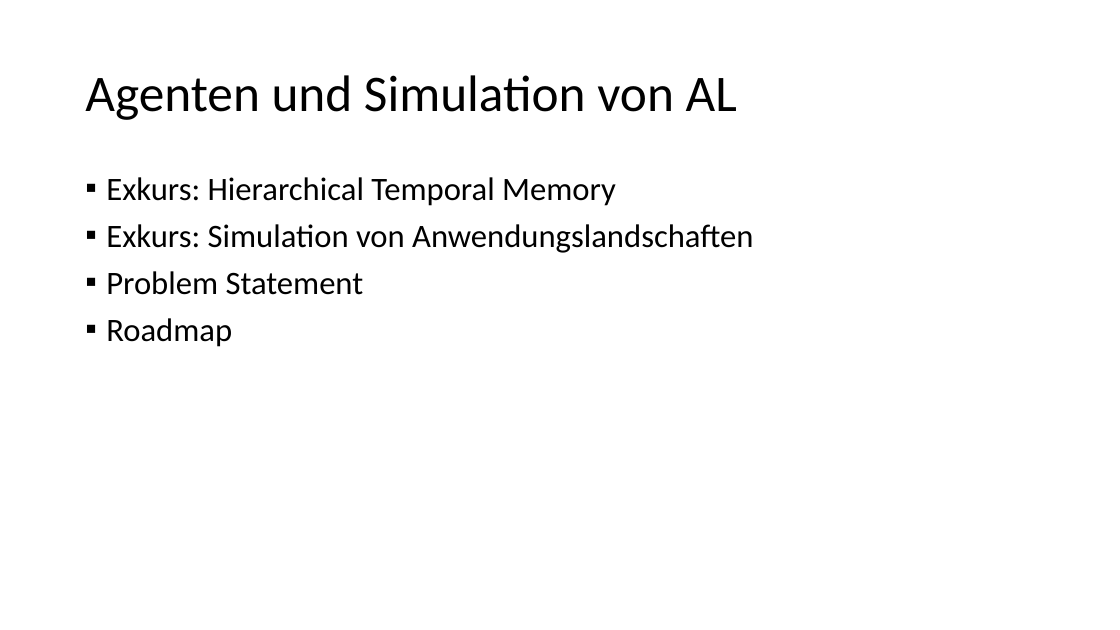
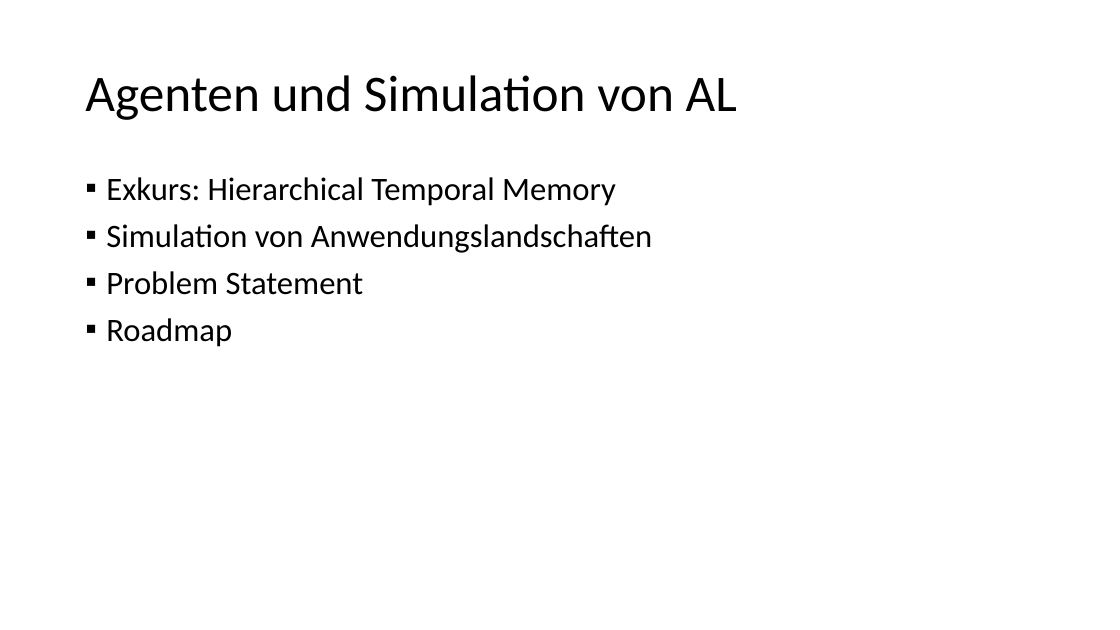
Before and after one commit to danck/hsem, a slide deck: slide 2 of Vortrag/hsem.pptx (slide 1 before the commit). Drawn at 1120x630 pixels with LibreOffice and Linux fonts; fonts in the diff are those of the drawing. Boxes give left, top, right and bottom in pixels: in the first picture for what was removed or moved away, otherwise in the second. Text is boxed around its words. In the diff, an @@ line names an element or a change of style, - is before the commit and + after.

```diff
--- a/Vortrag/hsem.pptx
+++ b/Vortrag/hsem.pptx
@@ text at (106, 224, 652, 253): text changed @@
-▪ Exkurs: Simulation von Anwendungslandschaften
+▪ Simulation von Anwendungslandschaften
```
Also in this commit, not shown: 9 slides added.
